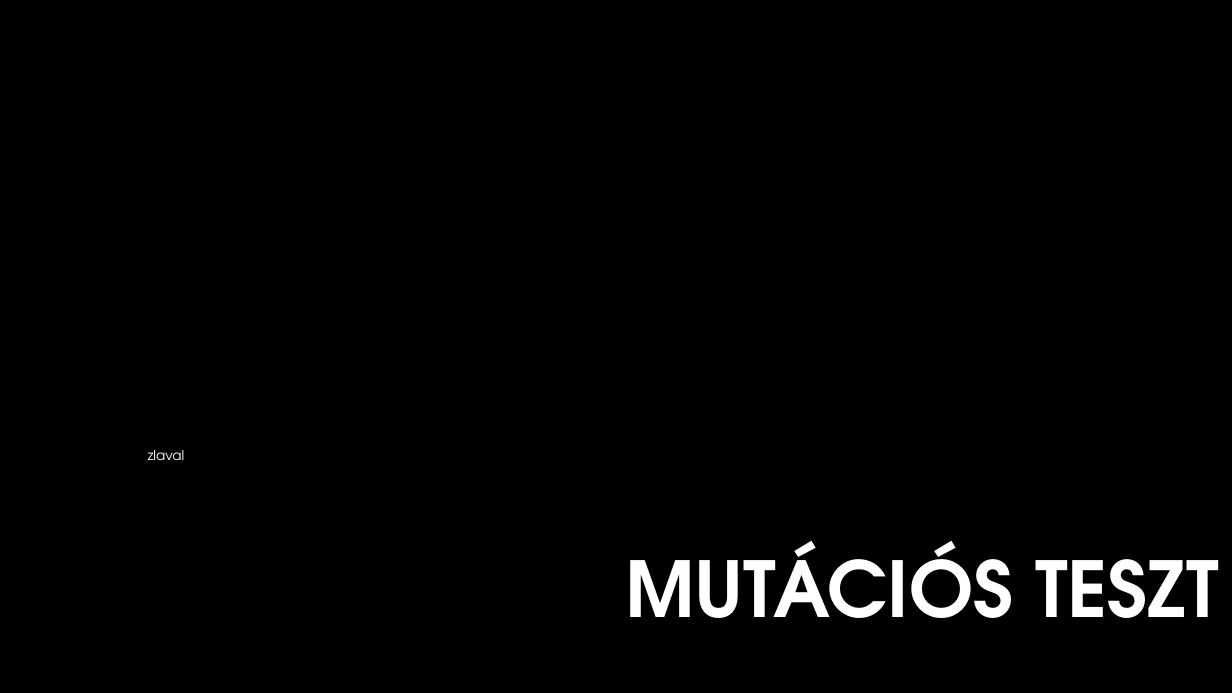
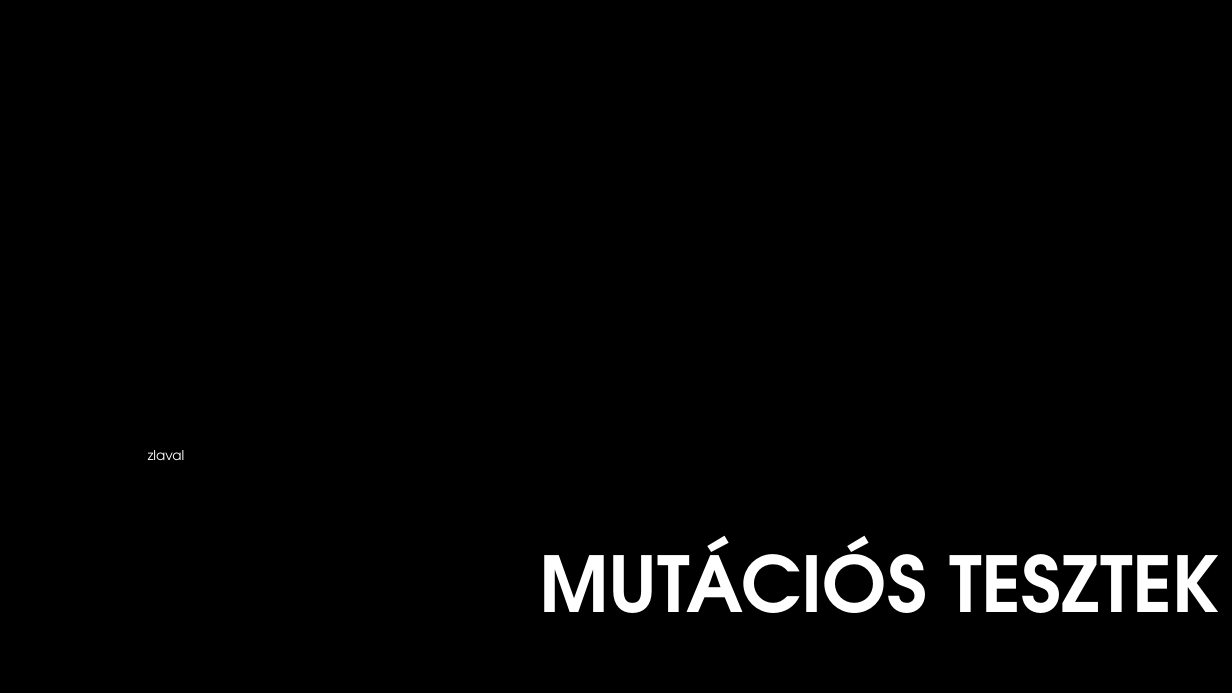
Before and after one commit to zlaval/mutation-test-presentation, a slide deck: slide 1 of doc/presentation-mutation.pptx. Drawn at 1232x693 pixels with LibreOffice and Linux fonts; fonts in the diff are those of the drawing; background and template pictures are left out. Boxes give left, top, right and bottom in pixels: in the first picture for what was removed or moved away, otherwise in the second. Text is boxed around its words. In the diff, an @@ line names an element or a change of style, - is before the commit and + after.

```diff
--- a/doc/presentation-mutation.pptx
+++ b/doc/presentation-mutation.pptx
@@ title at bbox=[539, 536, 1220, 613]: text changed @@
-MUTÁCIÓS TESZT
+MUTÁCIÓS TESZTEK
```
Also in this commit, not shown: 6 other slides changed.
